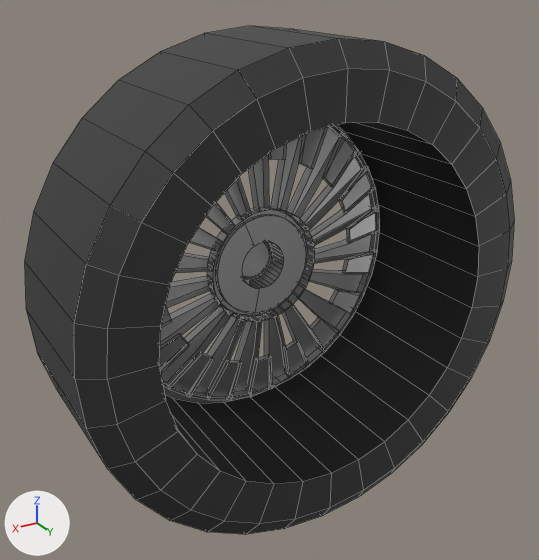
What one commit did to the FBX model DriftPaint/Assets/3D_Models/Cars/AE86/Rim_R.fbx.
One viewpoint serves both versions: a 50 mm lens placed at (-0.573, -0.002, 0.578), pointed at (-0.937, -0.609, 0.275). The lights are fixed; the arrows at lower left show +X, +Y and +Z. The picture after the commit comes second. Mesh edges are drawn as thin lines.

Before the edit, the objects in view are built like this:
```python
me_circle_002 = bpy.data.meshes.new('Circle.002')
me_circle_002.from_pydata(...)  # 899 vertices, 532 faces; spans x -1.143..-0.763, y -0.688..-0.643, z 0.083..0.464
me_circle_002.materials.append(mat_material_006)  # grey #bebebe
me_plane_002 = bpy.data.meshes.new('Plane.002')
me_plane_002.from_pydata(...)  # 192 vertices, 192 faces; spans x -1.198..-0.705, y -0.686..-0.509, z 0.026..0.518
me_plane_002.materials.append(mat_ruber_texture_tires_002)  # dark grey #313131
ob_rims_002 = bpy.data.objects.new('Rims.002', me_circle_002)
ob_rims_002.location = (0.0, 0.0, 0.0)
ob_tires_002 = bpy.data.objects.new('Tires.002', me_plane_002)
ob_tires_002.location = (0.0, 0.0, 0.0)
```
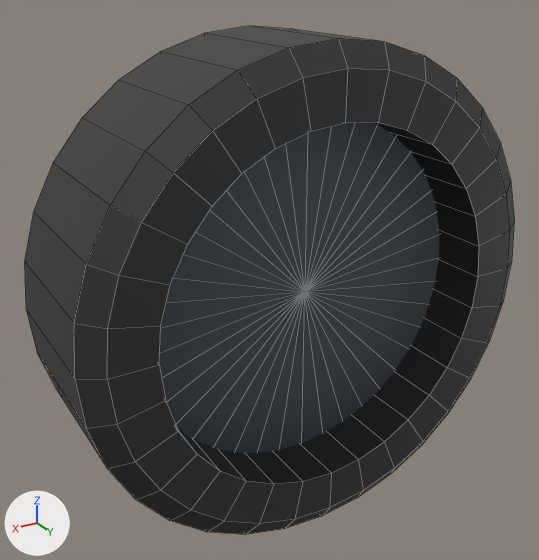
Where the change shows, as pixel boxes (x1, y1, x2, y2) in the pictures (539 x 560 px; the box of a moved part takes in the faces that stretch with it):
'Rims.002', reshaped
    before: (159, 125, 380, 403)
    after: (159, 123, 439, 453)
part 1 of me_circle_002, added
    after: (159, 123, 439, 453)
part 2 of me_circle_002, moved or reshaped (not visible afterwards)
    before: (159, 126, 380, 400)

What the commit changed:
Material 'Rotor grafito' (mat_rotor_grafito) is new.
Its base color is (0.095, 0.109, 0.127) (dark grey #575d64).
Its metallic is 0.54.
Its roughness is 0.58.
me_circle_002 is used by ob_rims_002; location (0.0, 0.0, 0.0).
me_circle_002 had 899 vertices, 532 faces and spanned x -1.143..-0.763, y -0.688..-0.643, z 0.083..0.464.
me_circle_002 now has 1379 vertices, 1012 faces and spans x -1.143..-0.763, y -0.688..-0.567, z 0.083..0.464.
me_circle_002 part 1: a new loose piece of 480 vertices spanning x -1.138..-0.768, y -0.66..-0.567, z 0.088..0.458, in mat_rotor_grafito (dark grey #575d64).
Part 2, on me_circle_002:
190 faces are deleted.
190 new faces join them, mat_material_006 (grey #bebebe).
me_circle_002 gains material mat_rotor_grafito (dark grey #575d64).
